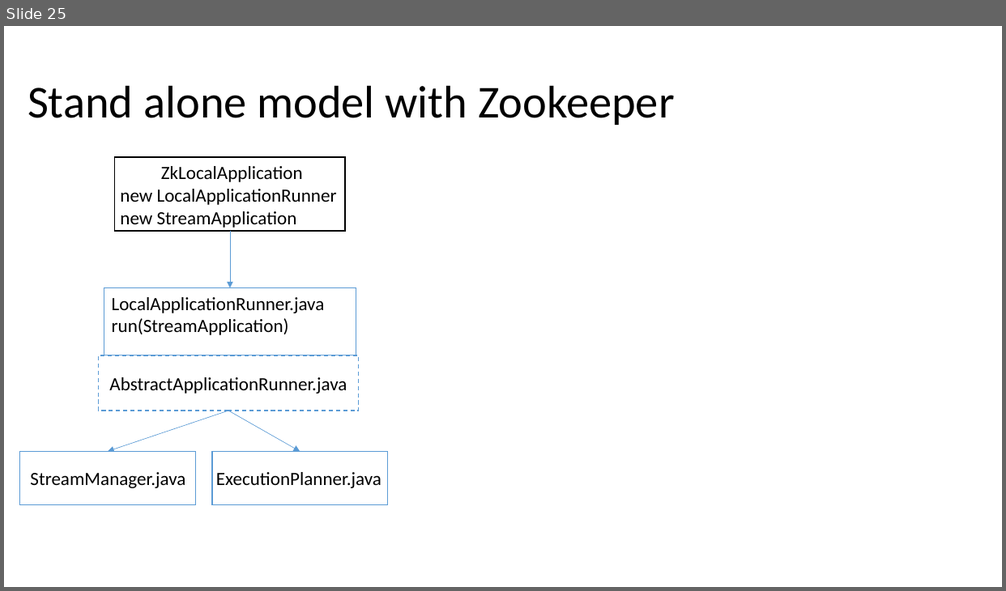
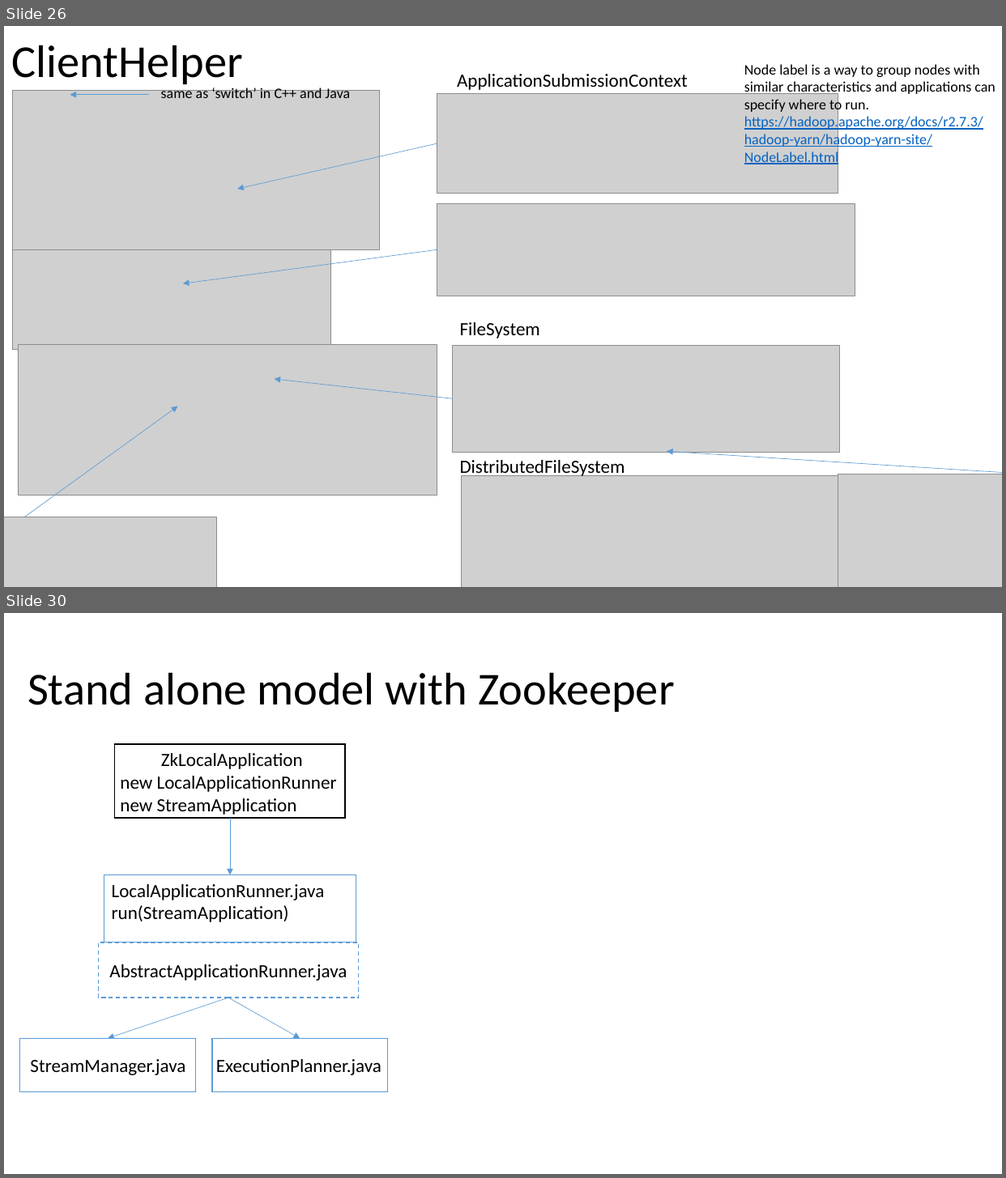
Before and after one commit to Swrrt/Samza-Documents, a slide deck: Documentation/SamzaStructure.pptx. Shown one above the other, each under a label of ours: slide 25 before the commit, slides 26 and 30 after it; the slides between them are not shown. The pictures are 1006x591 and 1006x1178 pixels, drawn with LibreOffice and Linux fonts; fonts in the diff are those of the drawing; grey boxes stand for pictures. Boxes give left, top, right and bottom in pixels: in the first picture for what was removed or moved away, otherwise in the second. Text is boxed around its words. In the diff, an @@ line names an element or a change of style, - is before the commit and + after.

Commit message:
Complete with ClientHelper

```diff
--- a/Documentation/SamzaStructure.pptx
+++ b/Documentation/SamzaStructure.pptx
@@ slide 26 added at [4, 26, 1002, 587], background #FFFFFF @@
@@ title added at [11, 45, 243, 88], 44 pt, text #000000 @@
+ClientHelper
@@ text added at [457, 74, 688, 90], 18 pt, text #000000 @@
+ApplicationSubmissionContext
@@ text added at [744, 64, 995, 166], 14 pt, text #000000 @@
+Node label is a way to group nodes with similar characteristics and applications can specify where to run.
+https://hadoop.apache.org/docs/r2.7.3/hadoop-yarn/hadoop-yarn-site/NodeLabel.html
@@ picture added at [12, 90, 380, 250] @@
@@ arrow added from (149, 95) to (70, 95), #5B9BD5 0.5 pt @@
@@ text added at [161, 87, 351, 98], 14 pt, text #000000 @@
+same as ‘switch’ in C++ and Java
@@ picture added at [437, 94, 838, 193] @@
@@ arrow added from (437, 143) to (237, 189), #5B9BD5 0.5 pt @@
@@ picture added at [437, 204, 855, 297] @@
@@ picture added at [12, 250, 330, 349] @@
@@ arrow added from (437, 250) to (183, 284), #5B9BD5 0.5 pt @@
@@ text added at [460, 322, 540, 339], 18 pt, text #000000 @@
+FileSystem
@@ picture added at [18, 345, 437, 495] @@
@@ picture added at [453, 346, 840, 453] @@
@@ arrow added from (453, 399) to (275, 379), #5B9BD5 0.5 pt @@
@@ arrow added from (24, 518) to (177, 407), #5B9BD5 0.5 pt @@
@@ text added at [460, 460, 625, 479], 18 pt, text #000000 @@
+DistributedFileSystem
@@ arrow added from (1002, 475) to (667, 452), #5B9BD5 0.5 pt @@
@@ picture added at [462, 476, 839, 587] @@
@@ picture added at [838, 475, 1002, 587] @@
@@ picture added at [4, 518, 216, 587] @@
@@ what was slide 25 is now slide 30 @@
```
Also in this commit, not shown: 4 other slides added.
